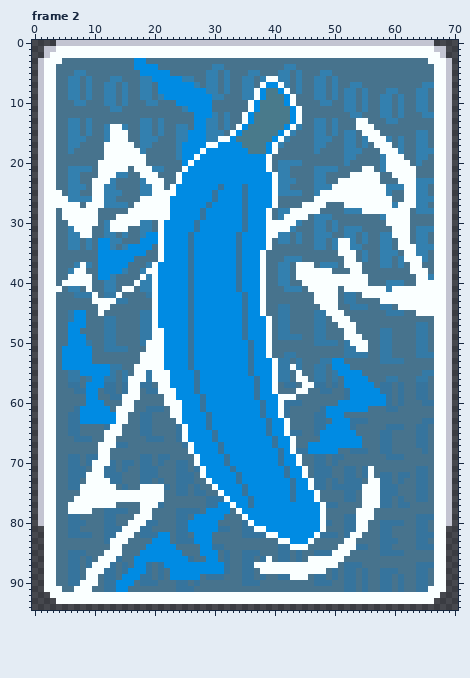
Pixel-art file: dev/spritesheets/overclockedatlas.aseprite. The picture above was drawn from the file before the commit.
71x95 pixels, 11 frames. Colours within 5 levels of each other are drawn and written as one. Shown: frame 2. The commit also changed other frames, which this record leaves out.
The same view after the edit:
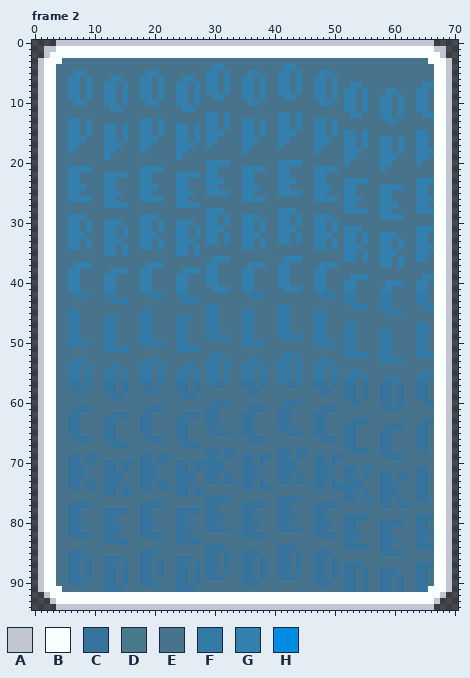
Palette (. is transparent): A #c3c5d2  B #faffff  C #36749d  D #497a8b  E #47738d  F #347aa6  G #3380af  H #008be3
Changes in this commit:
layer "Layer 2" now hidden
Changed rows in their new state; - is an unchanged pixel.
Frame 2:
first column x 1:
 3 ----------------EE---------------------------------------------------
 4 ----------------EEEE-------------------------------------------------
 5 -----------------EGGEE-----------------------------------------------
 6 -------------------EGEEE--------------EE-----------------------------
 7 --------------------GEEGGE-----------GEEG----------------------------
 8 --------------------GEEGGEGE--------EGEEGG---------------------------
 9 ---------------------EEGGEGEE-------EGEEEGG--------------------------
10 -----------------------GGEGEE------GGEEEEEE--------------------------
11 -------------------------GEEE------EEEEEEEEE-------------------------
12 --------------------------EEG-----EEEEEEGGEG-------------------------
13 --------------------------EE------GGEGEEGGEG---------EE--------------
14 ------------GE------------GE-----EGGEGEEGGE----------EEE-------------
15 ------------GEG----------EGE----EEGGEGEEGG------------GEE------------
16 ------------GEG----------EGE--EEEEGGGEEEG--------------EEG-----------
17 -----------GGGEE--------GGEEGEEEEEGGEEEE----------------EGG----------
18 -----------GGEEEE-------GEEEEEEEEEGEEEEE-----------------GGE---------
19 -----------GEEEEEE------EEEEEEEEEEEEEEE-------------------GGE--------
20 ----------EEEEEEEE------EEEEGGGGEEEEEEE-------------------GEEE-------
21 ----------EEEEE-EGG-----EEEEGGEEEEGGGGE---------------EE--EEEEE------
22 ----------EGG----GGE---GGGGEGGEEEEGGEEEE------------EEEEE--EEEE------
23 ---------EEG------GEE--GGEEEGGGEEEGGEEEE----------EGGGGEE---EEE------
24 ---------EE--------GE-EGGEEEGGEEEEGGGEEE---------EEGGEEEEG---EE------
25 ---E-----EE--------EEEEGGGEEGGGGEEGGEEEE-------GEEEGGEEEEG---EE------
26 ---EE----EE------GGGGEEGGEEEEEEEEEGGGGEE------GGGGEGGGEEEGG--EE------
27 ---EEEE-EEE-----EEEEEEEGGGGEEEEEEEEEEEEE----EEEE---GGEEEEGG-EEE------
28 ----EEEEEE-----EEEEEEEEEEEEEGGGEEEEEEEE---GEEEE-------GEEGGEEE-------
29 ----EGGGEE---EEEEGGGEEEEEEEEGGEGEEGGGEE--GEGE-------------GGGE-------
30 -----GGEGE--GGEEE---GEEGGGEEGGEGEEGGEGEEGGE---------------EEEE-------
31 ------GEG---GEG-----GEEGGEGEGGGEEEGGEGEEGG-----------------EEE-------
32 -------GE---------GGEEEGGEGEGGEGEEGGGEEE-------------------GEE-------
33 ----------EG-----GGEGEEGGGEEGGEGEEGGEGE-----------EG--------GE-------
34 ----------EG---EEGG-GEEGGEGEEEEEEEGGEGE-----------EG--------GEE------
35 ----------EGGEGEEE--EEEGGEGEEEEEEEEEEE------------EGG--------EE------
36 ----------EEEEEE----EEEEEEEEEGGGEEEEEE-------------GG--------EEG-----
37 -------G--EEEEE----GGEEEEEEEGGEEEEEGGG-----EEE-----EEE--------EE-----
38 ------GE--EEGG----GEEEEEGGGEGGEEEEGGEE-----EEEGGE---EE--------EEE----
39 -----GGEE-EG-----G-EEEEGGEEEGGEEEEGGEE-----EEEGGEEEEGGG--------EG----
40 ----EGGEE-------E--EEEEGGEEEGGEEEEGGEE------EEGGEEEGGEE--------GGE---
41 ---E----E-----EE---EEEEGGEEEEGGGEEGGEE-------EGGEE-GGEEEEG-EEEEGGE---
42 ---------E---E-----FFEEFFEEEEEEEEEEFFF--------EFFF----EEEFFEEEEFFE---
43 ---------EEEF------EEEEEFFFEEEEEEEEEEE--------EEEE-------FFEEEEFFE---
44 ----------EE-------EEEEEEEEEFFEEEEEEEE---------EEE----------EEEEFF---
45 ------FE--E--------EEEEEEEEEFFEEEEFFEE----------EEE------------EEE---
46 ------FE-----------EEEEFFEEEFFEEEEFFEEE----------EEE-----------------
47 -----FFE-----------EEEEFFEEEFFEEEEFFEEE-----------EFF----------------
48 -----FF------------EEEEFFEEEFFEEEEFFEEE------------FF----------------
49 -----FFE-----------EEEEFFEEEFFFFEEFFEEE------------FFE---------------
50 -----FFF----------FFFEEFFEEEEEEEEEFFFFE-------------FEE--------------
51 ----EEEEE---------EEEEEFFFFEEEEEEEEEEEE--------------EE--------------
52 ----EEEEE--------EEEEEEEEEEEEFFEEEEEEEE------------------------------
53 ----EEFFE--------EFFEEEEEEEEFFEFEEEFFEEE---------EE------------------
54 ----EFFEFEEE----EFFEFEEEFFEEFFEFEEFFEFEE--E------FEE-----------------
55 -------EFEEF----EF-EFEEFFEFEFFEFEEFFEFEE---F------EEFF---------------
56 ---------EE----EEF-EFEEFFEFEFFEFEEFFEFEE---FE------FFEF--------------
57 --------CEE----EE---CEECCE-EECCEEECCECEE----EE-----CCECE-------------
58 --------EE-----EE---EEECCE-EEEEEEEEC-EEE---EE-------CECEE------------
59 --------EE----EEE----EEECCEEEEEEEEEEEEEEEEE---------CECEEC-----------
60 --------EEE---EE-----EEEEEEEECCCEEEEEEEEE---------EECCEEEC-----------
61 -------CCEEE-EEE------EEEEEECCEEEEECC-EEC-------CCEEEEE--------------
62 -------EEEEECCC-------EECCCE-CEEEECCEEEEC-------EEE------------------
63 -------EEEECCEE--------CCEEE-CEEEECCEEEECC-------EEE-----------------
64 ------------CE----------CEEE-CEEEECCEEEECC------EEEC-----------------
65 -----------CCE----------CEEEE-CCEECCEEEEEC-----CEEECC----------------
66 -----------CC-----------CEEEEEEEEEECCCEEEEE----CCCECCE---------------
67 ----------EEC------------CCEEEEEEEEEEEEEEEE--EEEEEECCE---------------
68 ----------EE-------------EEECCECCEEEEEEE-CE--EEEEE-------------------
69 ----------EE--------------EECCE-EECCECCE-CEC-------------------------
70 ---------EEC--------------CCCCCEEECCECEE-CCE-------------------------
71 ---------EE----------------ECCCEEECCCEEEC-CEE----------C-------------
72 --------EEE----------------ECCECEECCCEEEC-ECE----------E-------------
73 --------CEEC----------------CCECCECCECEECCECCE---------EE------------
74 -------ECCECC----CCEC--------EEEEE-CECCEEEEEEE--------EEE------------
75 -------EEEECCECCEEEEE---------EEEEEEEEEEEEEEEEE-------CEE------------
76 ------EEEEEEEEEEEEEEE----------CEEEEEEEECC-CEEE-------CCE------------
77 -----CCCCEEEE----CCC----------EEEEC-CCEECCEEEECC------EEE------------
78 -----CCEE--------CC---------CCEE-ECCEEEECCEEEECC-----EEE-------------
79 ----------------ECC-------EECCC---CCEEEECCCEEECC-----CCE-------------
80 ---------------EEC-------EEECC-----CCEEECCEEEECC-----EE--------------
81 A-------------EEE--------CEECC------EEEECCCCEECC-----EE-------------A
82 A------------EEE----CE----EEE---------EEEEEEEEC-----CC--------------A
83 A-----------CCC----EEE----CEE-----------EEEEEE-----CC---------------A
84 A-----------EE----EEEEE----EC-------------CEE-----ECC---------------A
85 A----------EEE---CCCEEEE---ECC-------------------EEE----------------A
86 A---------ECC---ECCECEECC---CC--------E------ECCECE-----------------A
87 A--------EEC----EC---EECCECECCE-----ECEECCECEECCEC------------------A
88 A-------CEE----EEC----ECCECECCE------CEECCECEECC--------------------A
89 A-------CE----CEE-----ECCEC---------------CEE-----------------------A
90 A------CEE---ECE----------------------------------------------------A
91 A-----EEE----CE-----------------------------------------------------A
92 -A-----------------------------------------------------------------A-
93 --A---------------------------------------------------------------A--
94 ---AAAAAAAAAAAAAAAAAAAAAAAAAAAAAAAAAAAAAAAAAAAAAAAAAAAAAAAAAAAAAAA---
Changed places in both pictures, as pixel boxes (x1, y1, x2, y2):
changed: (38, 58, 452, 610)
